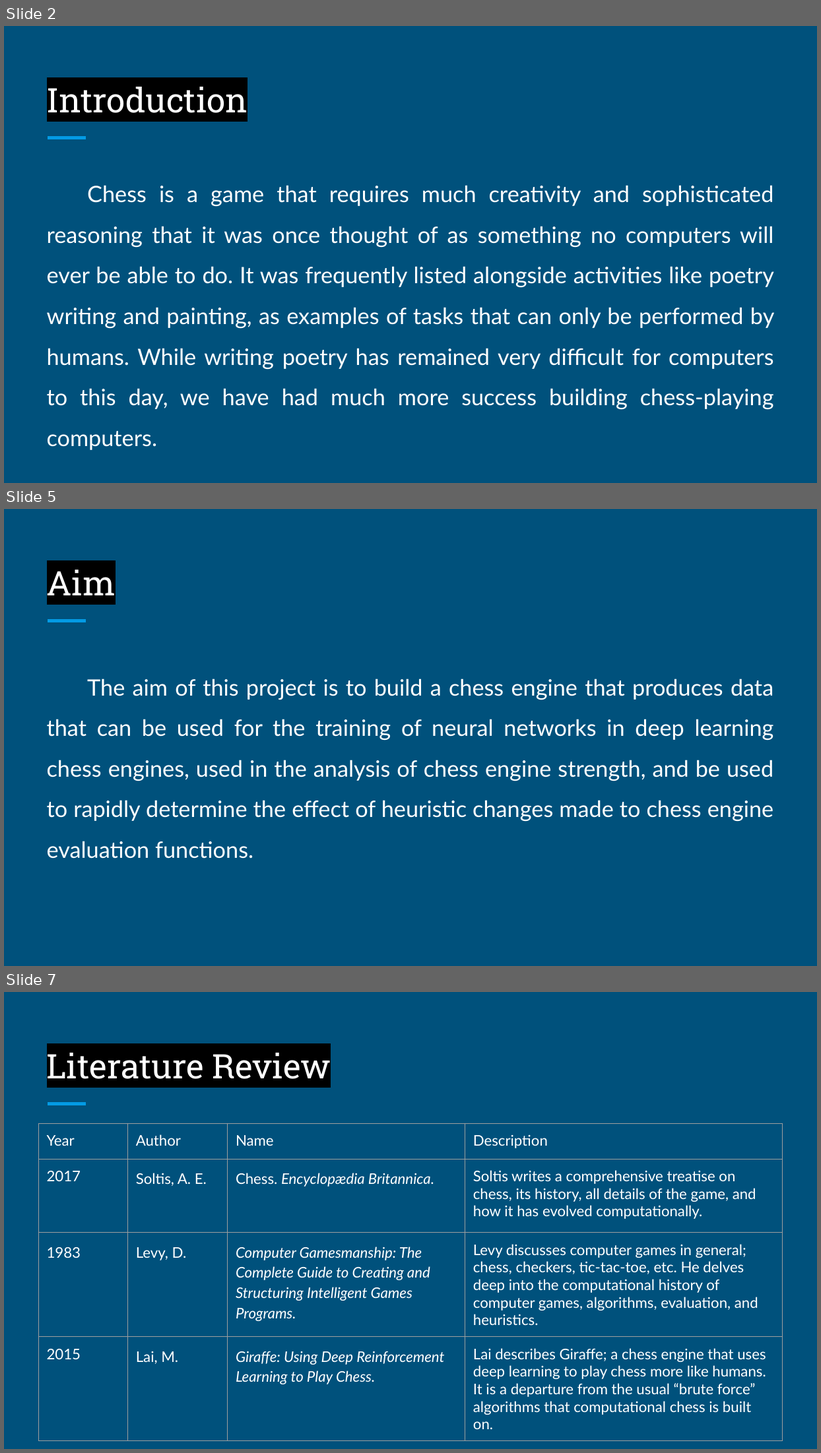
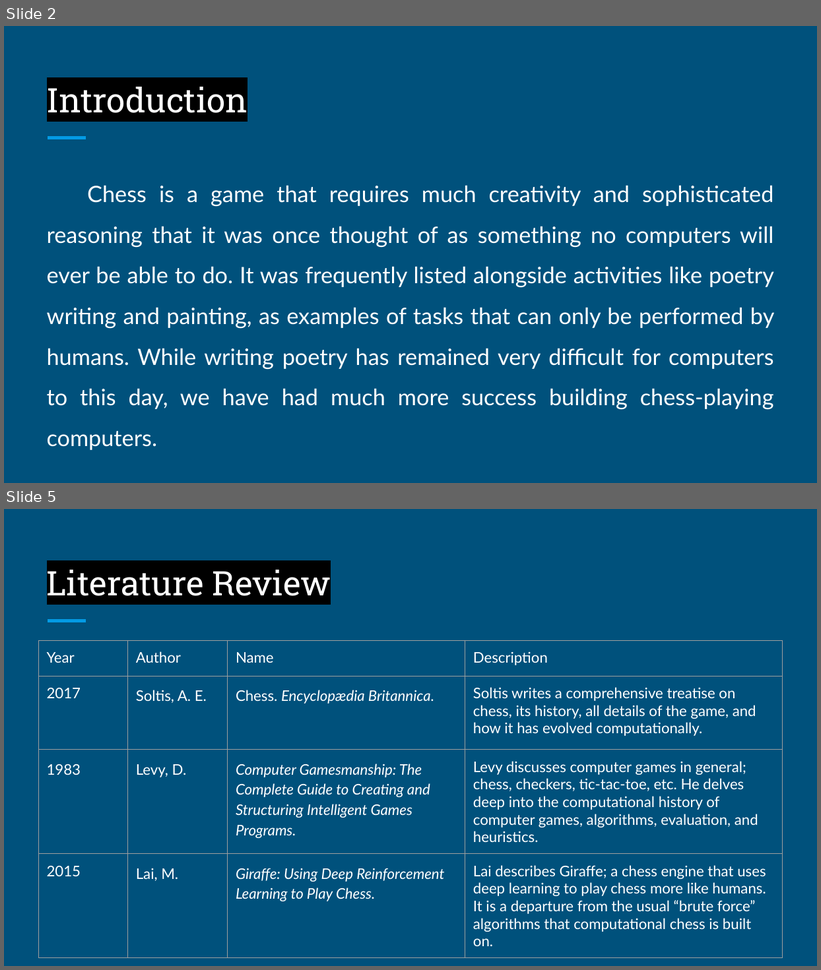
Before and after one commit to ahira-justice/CSC495, a slide deck: presentation/185576_3_ADEFOKUN_LOCI_ A CHESS ENGINE FOR GENERATING GAME DATA.pptx. Shown one above the other, each under a label of ours: slides 2, 5 and 7 before the commit, slides 2 and 5 after it; the slides between them are not shown. The pictures are 821x1453 and 821x970 pixels, drawn with LibreOffice and Linux fonts; fonts in the diff are those of the drawing. Boxes give left, top, right and bottom in pixels: in the first picture for what was removed or moved away, otherwise in the second. Text is boxed around its words. In the diff, an @@ line names an element or a change of style, - is before the commit and + after.

```diff
--- a/presentation/185576_3_ADEFOKUN_LOCI_ A CHESS ENGINE FOR GENERATING GAME DATA.pptx
+++ b/presentation/185576_3_ADEFOKUN_LOCI_ A CHESS ENGINE FOR GENERATING GAME DATA.pptx
@@ slide 5 removed at bbox=[4, 509, 817, 966], background #00517C; not listed: 1 template element that a slide beside it also shows @@
@@ title removed at bbox=[47, 570, 116, 595] @@
-Aim
@@ text removed at bbox=[47, 679, 774, 859] @@
-The aim of this project is to build a chess engine that produces data that can be used for the training of neural networks in deep learning chess engines, used in the analysis of chess engine strength, and be used to rapidly determine the effect of heuristic changes made to chess engine evaluation functions.
@@ what was slide 7 is now slide 5 @@
```
Also in this commit, not shown: 5 slides changed, 2 slides added, 1 other slide removed, 8 other files.
